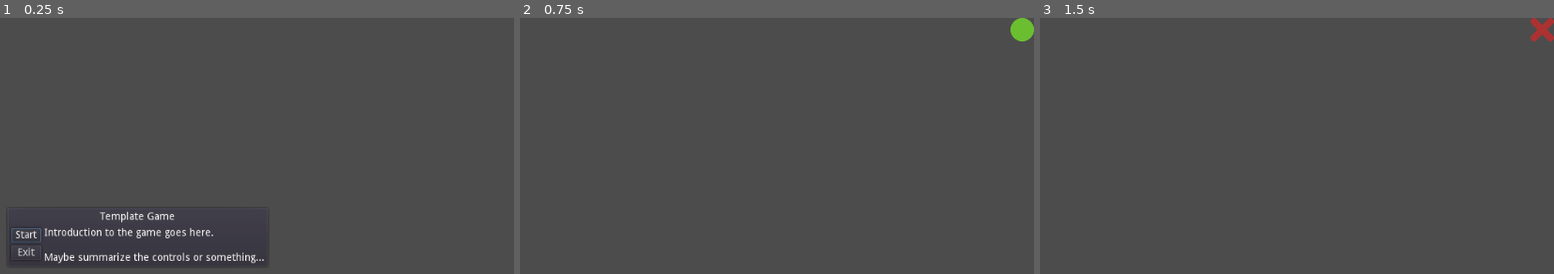
Above: before the commit, frames 1-3 (left to right).
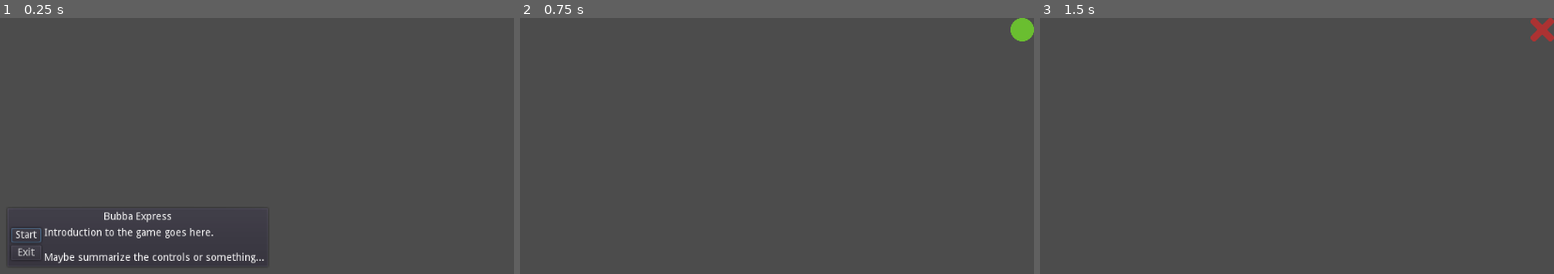
Above: after the commit, the same moments.

Repository: pizzasgood/BubbaExpress_LD46
Game: Godot game, scene res://TitleScreen.tscn
The game is run twice, just before and just after one commit, with the same random seed, the same clock (stepped at 60 frames per second) and the same inputs.
Inputs (mouse positions are in pixels of both pictures, inside the frame that each line leads up to):
- Up to frame 1 (0.25 s): no input
- Up to frame 2 (0.75 s): click "Start" at 0.5 s
- Up to frame 3 (1.5 s): click (1543, 238) at 1.25 s

The runs differ from the first frame. In frame 1, 0.3% of the frame differs, in the area x 19-35%, y 75-80%; in frame 2, nothing differs; in frame 3, nothing differs.

Commit message:
Set project name

Diff:
--- a/TitleScreen.tscn
+++ b/TitleScreen.tscn
@@ -27,7 +27,7 @@
 [node name="Title" type="Label" parent="CenterContainer/PanelContainer/VBoxContainer"]
 margin_right = 345.0
 margin_bottom = 14.0
-text = "Template Game"
+text = "Bubba Express"
 align = 1
 
 [node name="Image" type="TextureRect" parent="CenterContainer/PanelContainer/VBoxContainer"]
--- a/project.godot
+++ b/project.godot
@@ -15,6 +15,8 @@
 
 [application]
 
+config/name="Bubba Express"
+config/description="Ludum Dare 46 Compo entry.  Theme: Keep it alive."
 run/main_scene="res://TitleScreen.tscn"
 
 [autoload]
